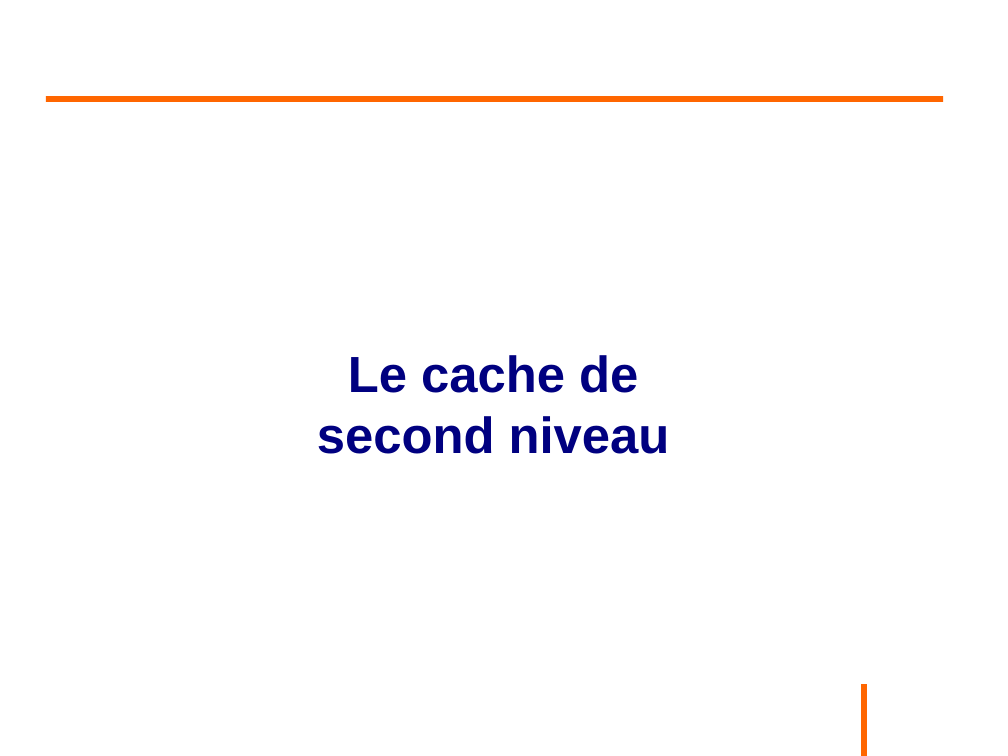
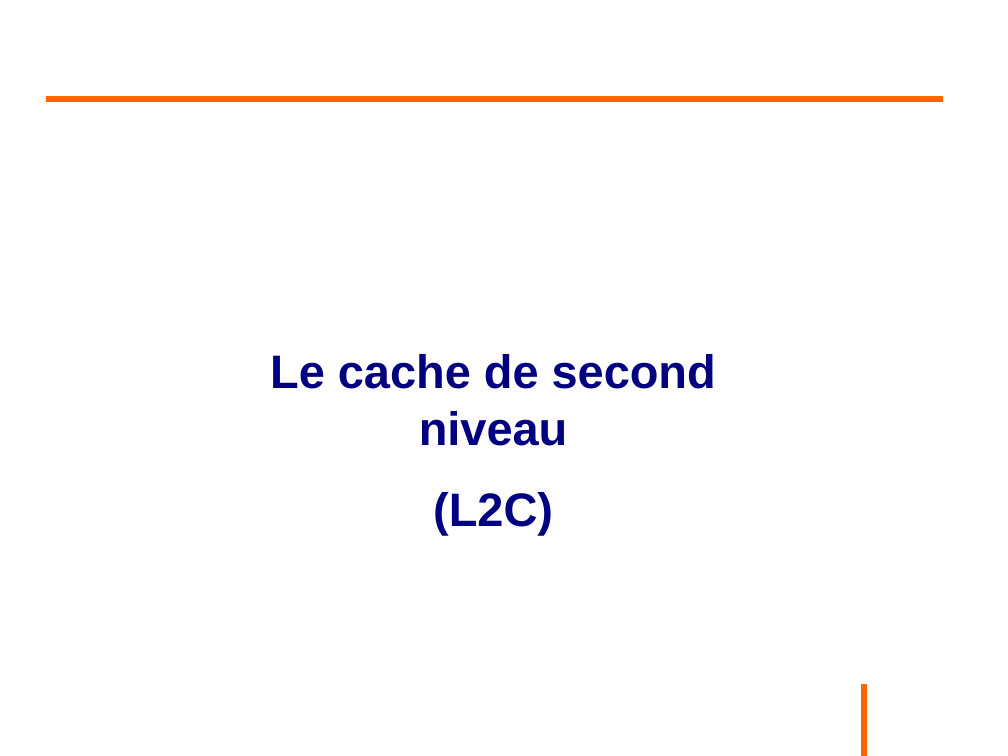
Before and after one commit to philphils/formation-hibernate-avancee, a slide deck: slide 42 of Documentation/diapo_formation_hibernate_avancee.odp. Drawn at 1008x756 pixels with LibreOffice and Linux fonts; fonts in the diff are those of the drawing; background and template pictures are left out. Boxes give left, top, right and bottom in pixels: in the first picture for what was removed or moved away, otherwise in the second. Text is boxed around its words. In the diff, an @@ line names an element or a change of style, - is before the commit and + after.

```diff
--- a/Documentation/diapo_formation_hibernate_avancee.odp
+++ b/Documentation/diapo_formation_hibernate_avancee.odp
@@ text at (x1=270, y1=354, x2=716, y2=446): size 40 to 37 pt in "Le cache de second niveau" @@
@@ text at (x1=433, y1=492, x2=553, y2=535): paragraph added @@
+(L2C)
```
Also in this commit, not shown: 3 other slides changed, 7 slides added.
